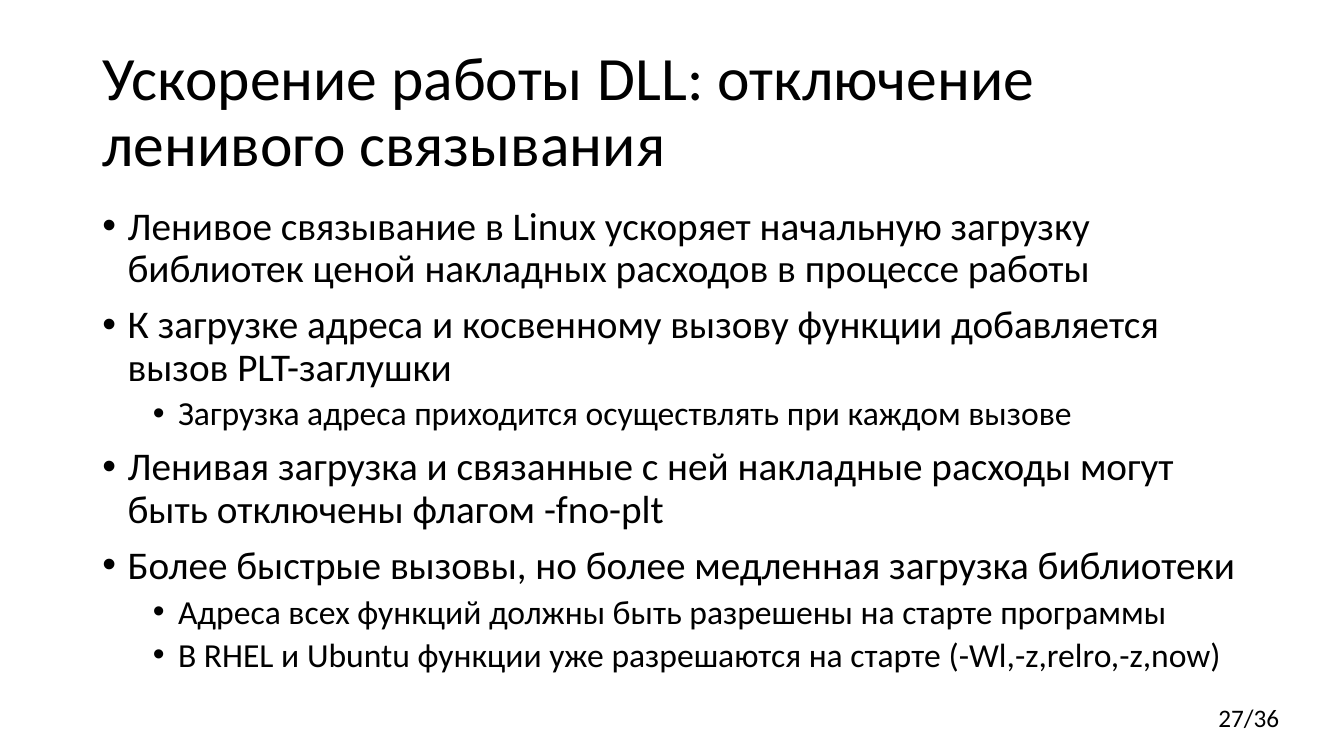
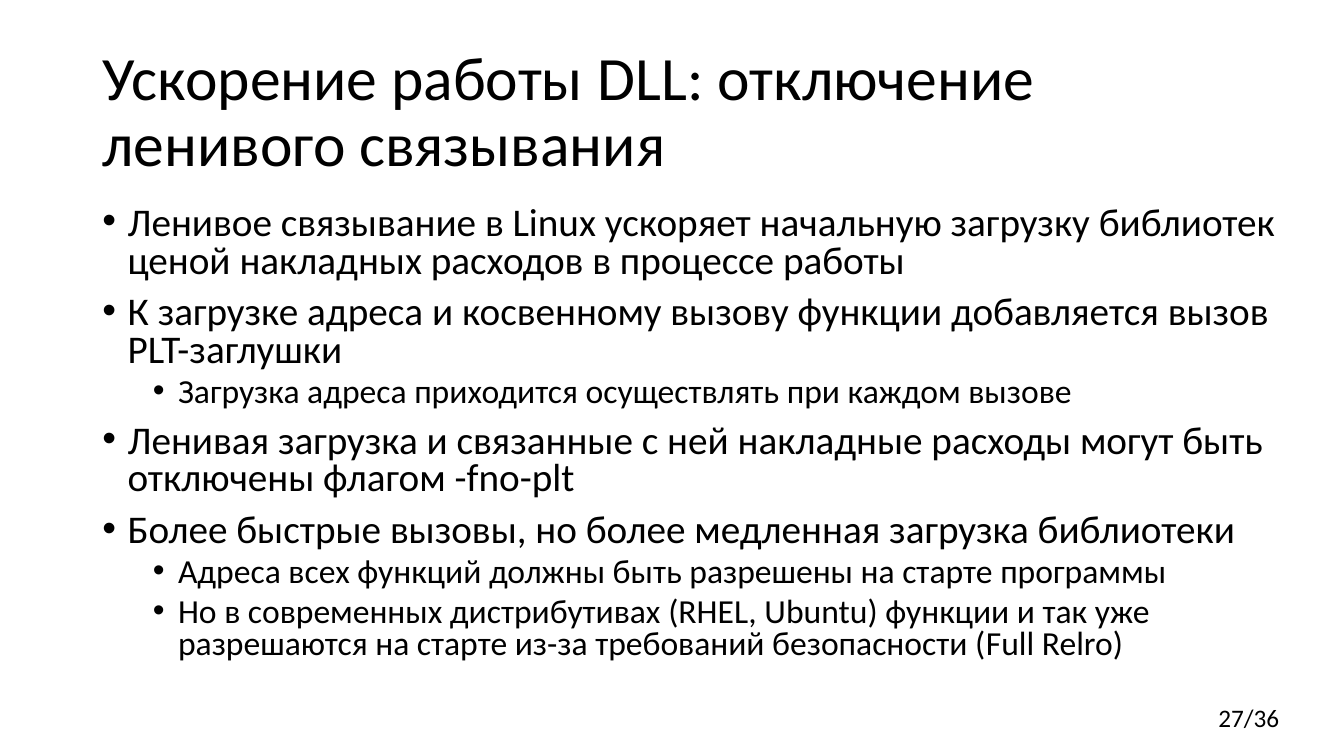
Before and after one commit to yugr/CppRussia, a slide deck: slide 27 of 2024/RU.pptx. Drawn at 1344x756 pixels with LibreOffice and Linux fonts; fonts in the diff are those of the drawing. Boxes give left, top, right and bottom in pixels: in the first picture for what was removed or moved away, otherwise in the second. Text is boxed around its words. In the diff, an @@ line names an element or a change of style, - is before the commit and + after.

Commit message:
Minor fixes.

```diff
--- a/2024/RU.pptx
+++ b/2024/RU.pptx
@@ text at bbox=[128, 209, 1275, 589]: line spacing 0.9 to 0.8 @@
@@ text at bbox=[178, 598, 1150, 661]: text changed @@
-  • В RHEL и Ubuntu функции уже разрешаются на старте (-Wl,-z,relro,-z,now)
+  • Но в современных дистрибутивах (RHEL, Ubuntu) функции и так уже разрешаются на старте из-за требований безопасности (Full Relro)
```
Also in this commit, not shown: 2 other slides changed.
